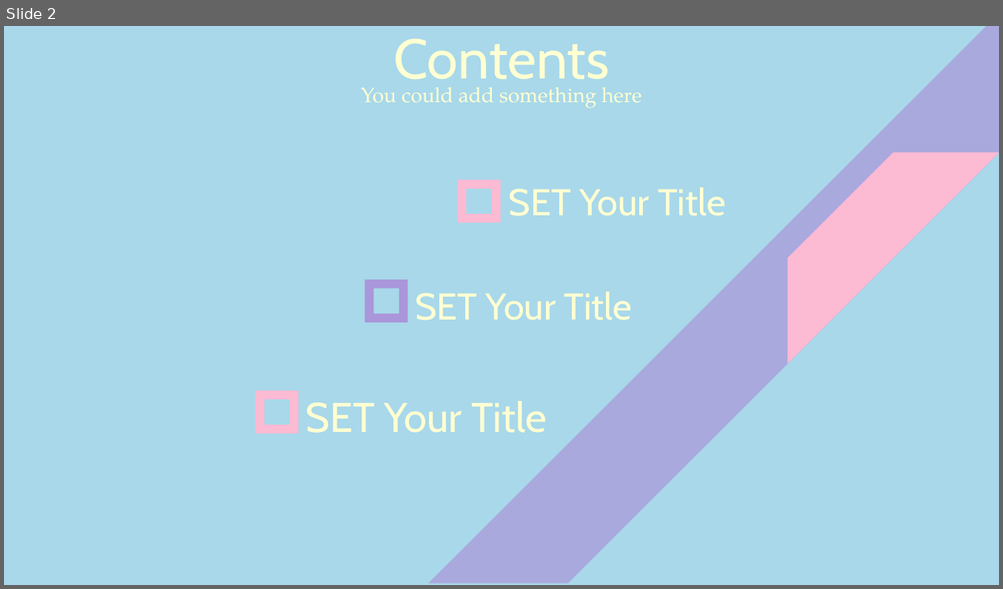
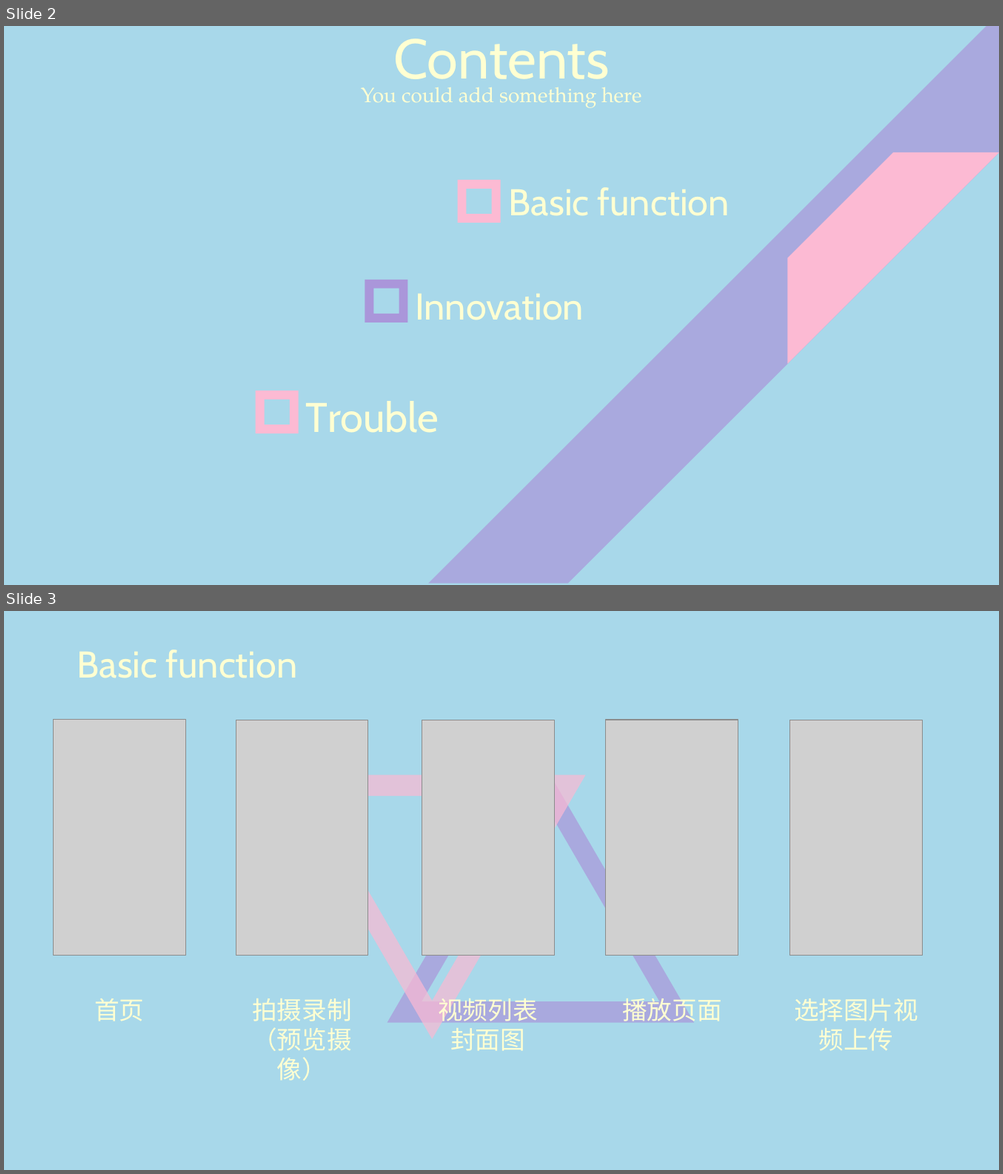
Before and after one commit to KarCute/Android-HomeWork, a slide deck: Android大作业.pptx. Shown one above the other, each under a label of ours: slide 2 before the commit, slides 2 and 3 after it. The pictures are 1003x589 and 1003x1174 pixels, drawn with LibreOffice and Linux fonts; fonts in the diff are those of the drawing; grey boxes stand for pictures. Boxes give left, top, right and bottom in pixels: in the first picture for what was removed or moved away, otherwise in the second. Text is boxed around its words. In the diff, an @@ line names an element or a change of style, - is before the commit and + after.

Commit message:
update ppt and add like function

```diff
--- a/Android大作业.pptx
+++ b/Android大作业.pptx
@@ slide 3 added at (x1=4, y1=611, x2=999, y2=1170), background #A8D8EA @@
@@ text added at (x1=77, y1=649, x2=298, y2=678), 36 pt, text #FFFFD2 @@
+Basic function
@@ picture added at (x1=54, y1=720, x2=185, y2=956) @@
@@ picture added at (x1=236, y1=720, x2=368, y2=956) @@
@@ picture added at (x1=422, y1=720, x2=554, y2=956) @@
@@ picture added at (x1=606, y1=720, x2=738, y2=956) @@
@@ picture added at (x1=790, y1=720, x2=922, y2=955) @@
@@ freeform shape added at (x1=387, y1=759, x2=694, y2=1023), fill #AA96DA at 70% opacity @@
@@ freeform shape added at (x1=279, y1=775, x2=585, y2=1039), fill #FCBAD3 at 70% opacity @@
@@ text added at (x1=94, y1=999, x2=144, y2=1022), 24 pt, text #FFFFD2 @@
+首页
@@ text added at (x1=252, y1=999, x2=351, y2=1081), 24 pt, text #FFFFD2 @@
+拍摄录制
+（预览摄像）
@@ text added at (x1=438, y1=994, x2=537, y2=1051), 24 pt, text #FFFFD2 @@
+视频列表
+封面图
@@ text added at (x1=622, y1=994, x2=721, y2=1022), 24 pt, text #FFFFD2 @@
+播放页面
@@ text added at (x1=794, y1=999, x2=918, y2=1051), 24 pt, text #FFFFD2 @@
+选择图片视频上传
@@ slide 2 changed as well @@
@@ text at (x1=509, y1=187, x2=729, y2=216): text changed @@
-SET Your Title
+Basic function
@@ text at (x1=415, y1=294, x2=583, y2=321): text changed @@
-SET Your Title
+Innovation
@@ text at (x1=306, y1=401, x2=439, y2=433): text changed @@
-SET Your Title
+Trouble
```
Also in this commit, not shown: 1 other slide changed, 3 other slides added, 10 slides removed, 2 other files.
